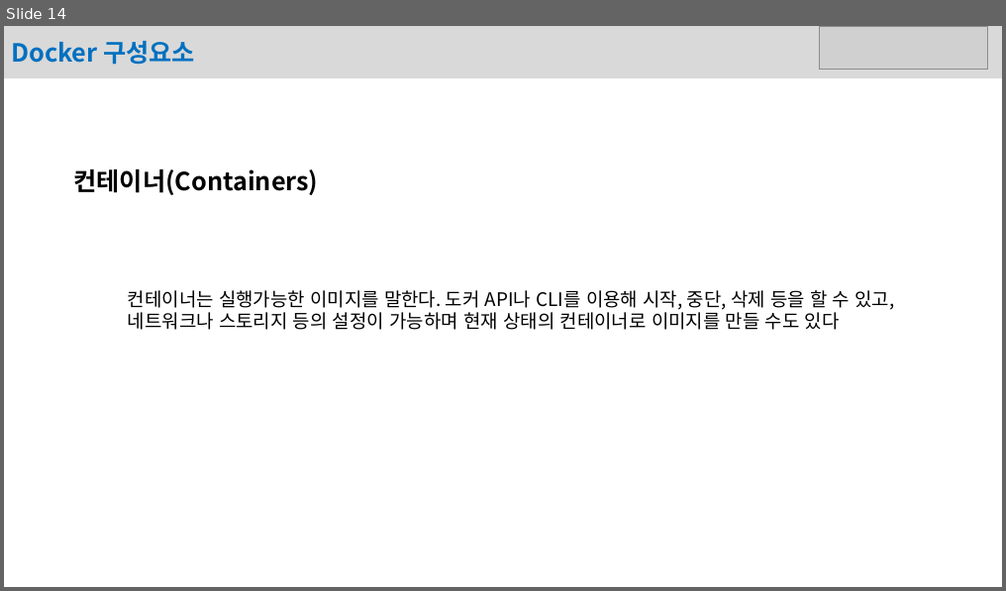
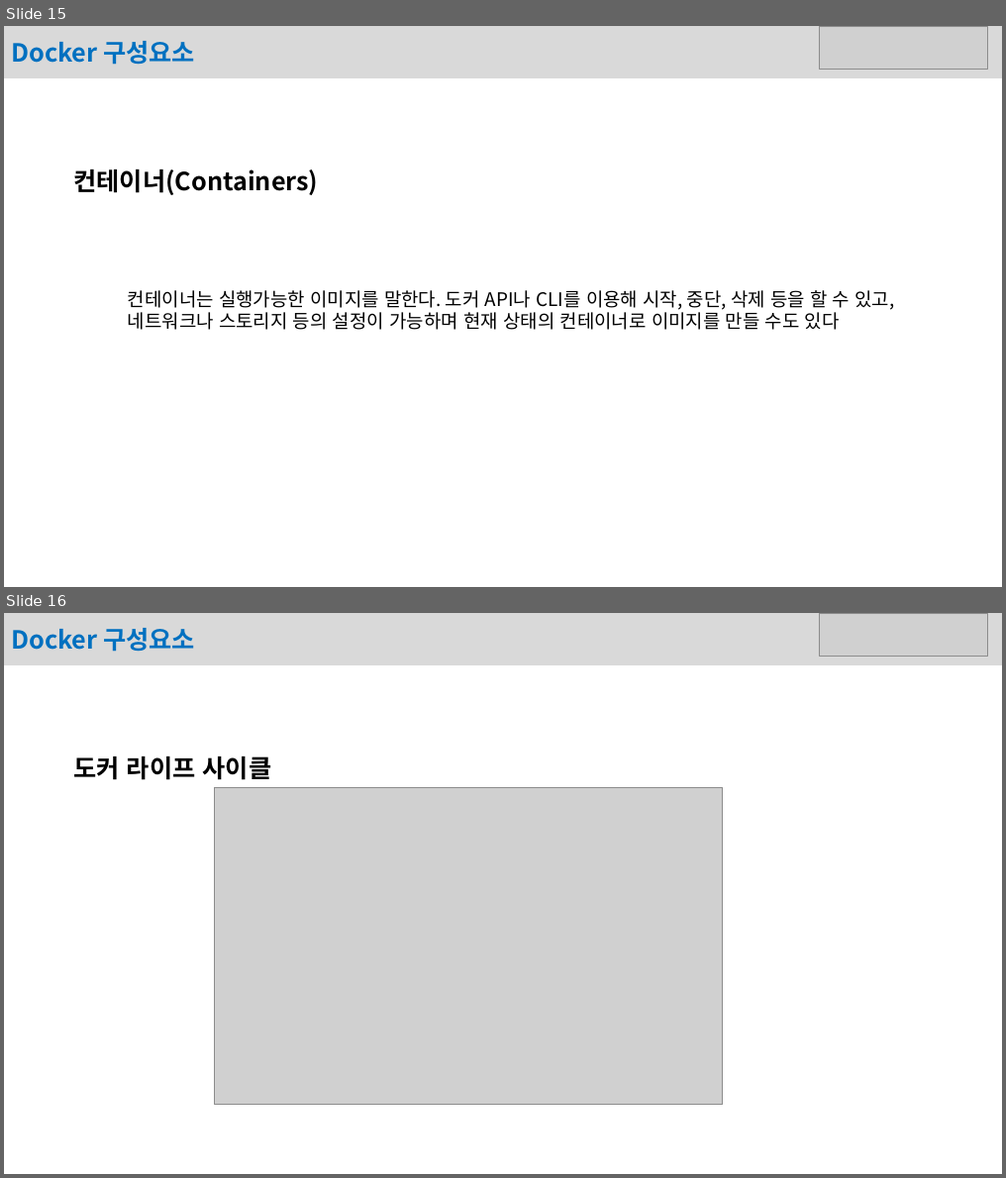
Before and after one commit to kong9410/kong9410.github.io, a slide deck: _posts/Docker/도커 최종 정리.pptx. Shown one above the other, each under a label of ours: slide 14 before the commit, slides 15 and 16 after it. The pictures are 1006x591 and 1006x1178 pixels, drawn with LibreOffice and Linux fonts; fonts in the diff are those of the drawing; grey boxes stand for pictures. Boxes give left, top, right and bottom in pixels: in the first picture for what was removed or moved away, otherwise in the second. Text is boxed around its words. In the diff, an @@ line names an element or a change of style, - is before the commit and + after.

```diff
--- a/_posts/Docker/도커 최종 정리.pptx
+++ b/_posts/Docker/도커 최종 정리.pptx
@@ slide 16 added at <box>4,613,1002,1174</box>, background #FFFFFF @@
@@ rectangle added at <box>4,613,1002,665</box>, fill #D9D9D9, 24 pt, text #0070C0, bold @@
+Docker 구성요소
@@ picture added at <box>819,613,988,657</box> @@
@@ text added at <box>74,757,272,780</box>, 24 pt, text #000000, bold @@
+도커 라이프 사이클
@@ picture added at <box>214,787,723,1105</box> @@
@@ what was slide 14 is now slide 15 @@
```
Also in this commit, not shown: 1 slide changed, 1 other slide added, 6 other files.
